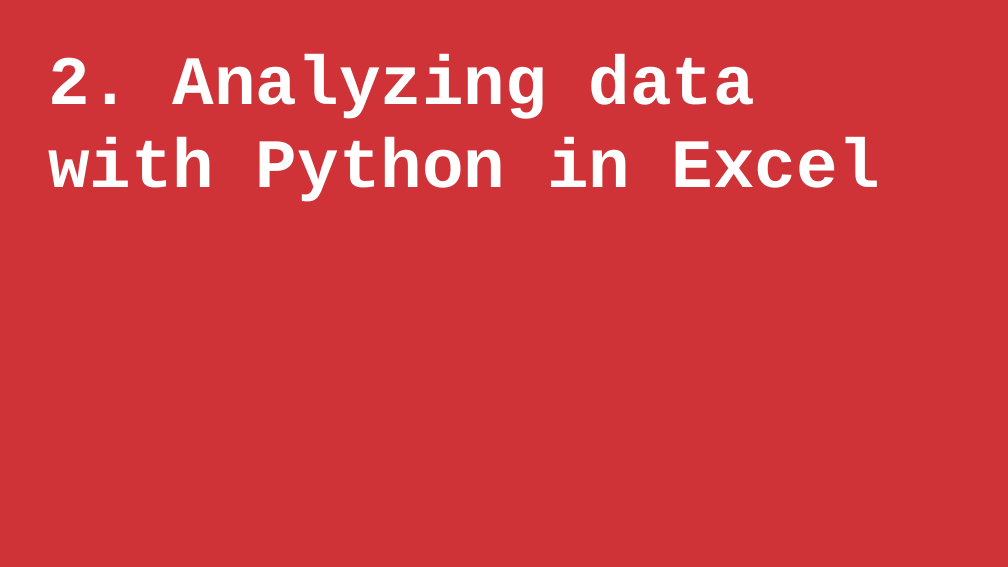
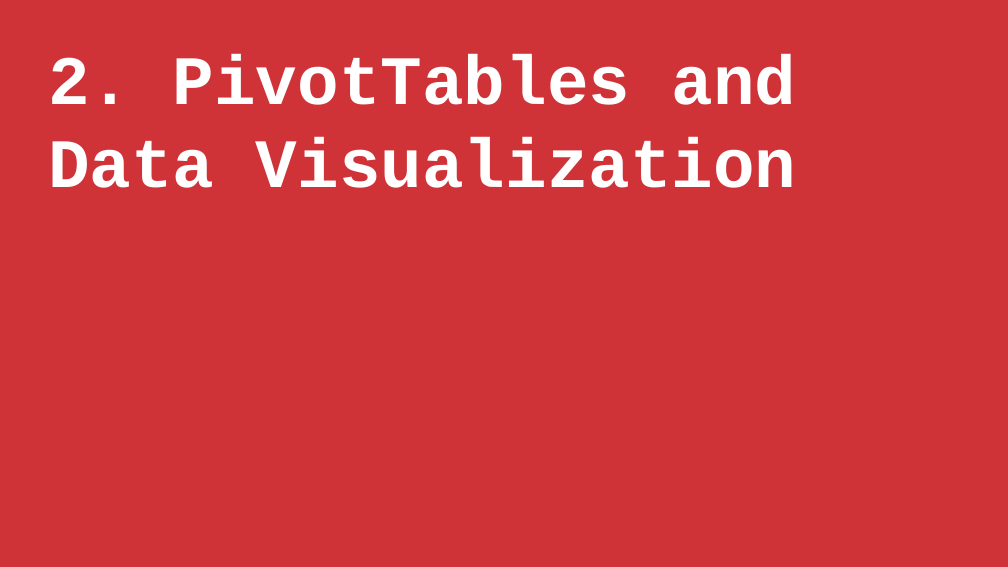
Before and after one commit to stringfestdata/modern-excel-magic-python-copilot, a slide deck: slide 6 of 2-excel-ai-magic-with-copilot/2-excel-ai-magic-with-copilot.pptx (slide 10 before the commit). Drawn at 1008x567 pixels with LibreOffice and Linux fonts; fonts in the diff are those of the drawing. Boxes give left, top, right and bottom in pixels: in the first picture for what was removed or moved away, otherwise in the second. Text is boxed around its words. In the diff, an @@ line names an element or a change of style, - is before the commit and + after.

```diff
--- a/2-excel-ai-magic-with-copilot/2-excel-ai-magic-with-copilot.pptx
+++ b/2-excel-ai-magic-with-copilot/2-excel-ai-magic-with-copilot.pptx
@@ text at [48, 54, 797, 188]: text changed @@
-2. Analyzing data with Python in Excel
+2. PivotTables and Data Visualization
```
Also in this commit, not shown: 2 other slides changed, 14 slides added, 21 slides removed, 5 other files.
